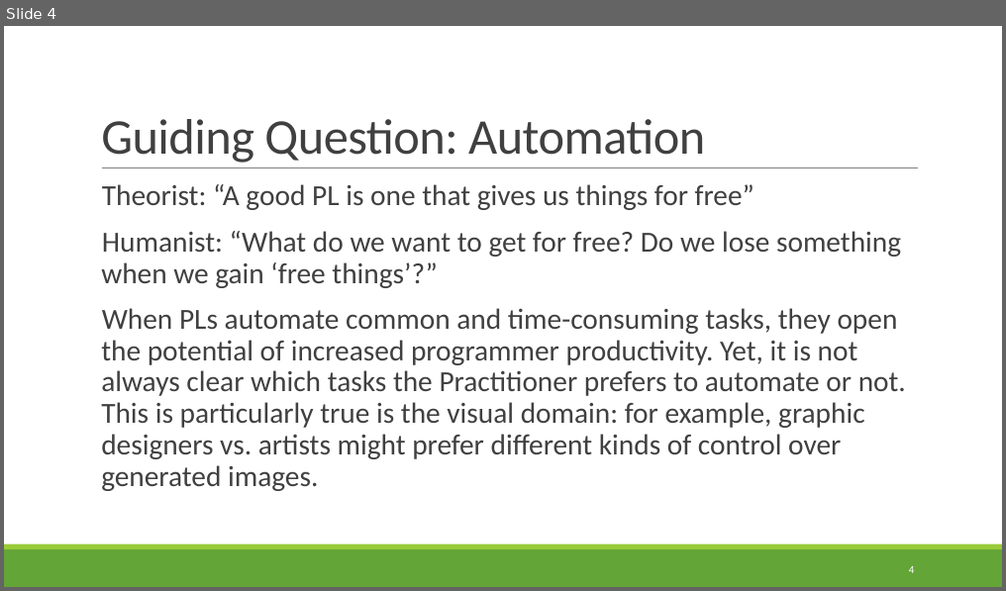
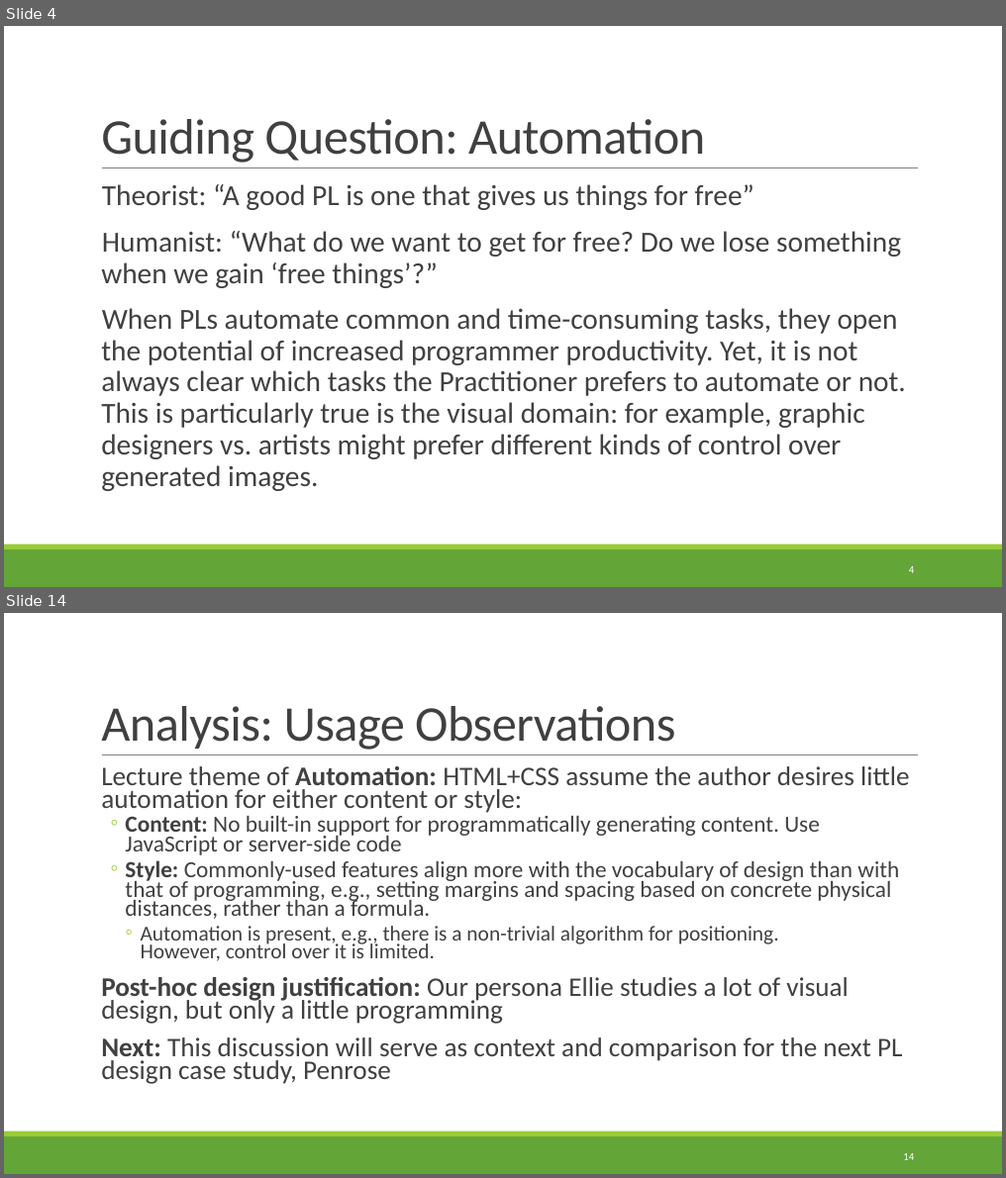
Before and after one commit to rbohrer/pl-course, a slide deck: LectureSlides/99Diagrams.pptx. Shown one above the other, each under a label of ours: slide 4 before the commit, slides 4 and 14 after it; the slides between them are not shown. The pictures are 1006x591 and 1006x1178 pixels, drawn with LibreOffice and Linux fonts; fonts in the diff are those of the drawing. Boxes give left, top, right and bottom in pixels: in the first picture for what was removed or moved away, otherwise in the second. Text is boxed around its words. In the diff, an @@ line names an element or a change of style, - is before the commit and + after.

```diff
--- a/LectureSlides/99Diagrams.pptx
+++ b/LectureSlides/99Diagrams.pptx
@@ slide 14 added at <box>4,613,1002,1174</box>, background #FFFFFF; not listed: 3 template elements that a slide beside it also shows @@
@@ title added at <box>101,706,675,750</box>, 48 pt, text #404040 @@
+Analysis: Usage Observations
@@ text added at <box>101,766,909,1084</box>, 25.9 pt, text #404040 @@
+  Lecture theme of Automation: HTML+CSS assume the author desires little automation for either content or style:
+  ◦ Content: No built-in support for programmatically generating content. Use JavaScript or server-side code
+  ◦ Style: Commonly-used features align more with the vocabulary of design than with that of programming, e.g., setting margins and spacing based on concrete physical distances, rather than a formula.
+    ◦ Automation is present, e.g., there is a non-trivial algorithm for positioning.
+      However, control over it is limited.
+  Post-hoc design justification: Our persona Ellie studies a lot of visual design, but only a little programming
+  Next: This discussion will serve as context and comparison for the next PL design case study, Penrose
@@ page number added at <box>903,1154,914,1160</box>, 10.5 pt, text #FFFFFF @@
+14
```
Also in this commit, not shown: 8 slides changed, 20 other slides added, 9 slides removed.
